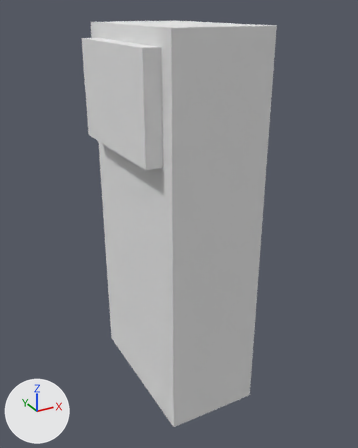
An edit to the OBJ model Assets/meshs/MK68_detonator.obj, drawn before and after from the same camera.
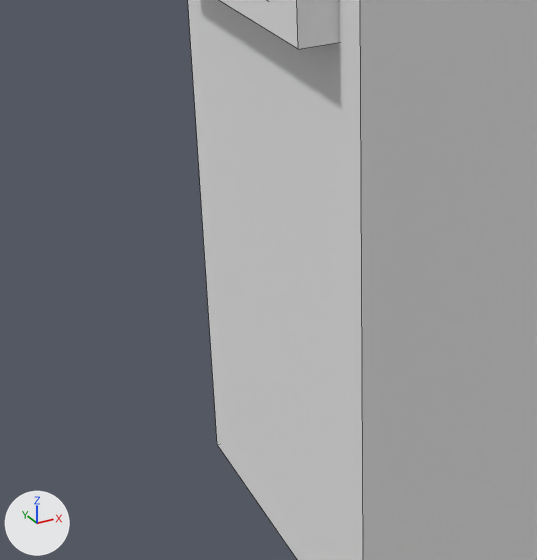
Each version appears first whole from a 50 mm lens placed at (-0.66, -0.976, 0.683), pointed at (-0.114, 0.017, 0.186), and next in a close-up on the part from 5% to 69% of the width and 33% to 86% of the height. Lighting does not change. The marker at lower left points along +X, +Y and +Z. The close-ups show mesh edges as thin lines. Where no turn or scale is listed for an object, it has been applied to the vertices.

Names of what the first close-up shows: 'Cube.016_Cube.007'.
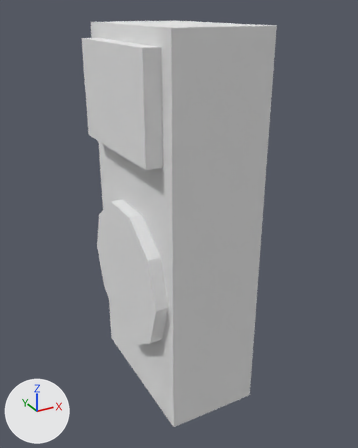
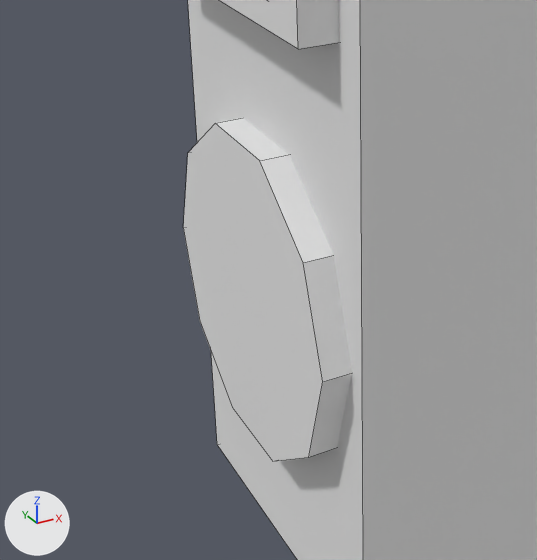
Changed parts and their boxes (x1, y1, x2, y2) in the close-ups (537 x 560 px):
'Cube.016_Cube.007', reshaped: before (188, 0, 537, 560); after (183, 0, 537, 560)
part 1 of me_cube_016_cube_007, added: after (183, 118, 352, 462)

Edits to the bpy script that builds the scene:
```text
Change me_cube_016_cube_007:
    where me_cube_016_cube_007.from_pydata(...)  # 36 vertices, 24 faces; spans x -0.283..0.123, y -0.197..0.219, z -0.228..0.65
    used by ob_cube_016_cube_007; location = (0.0, 0.0, 0.0)
    me_cube_016_cube_007 part 1: a new loose piece, a 10-sided cylinder along x spanning x -0.276..-0.18, y -0.178..0.178, z -0.075..0.263, in mat_none (white #e7e7e7)
```
